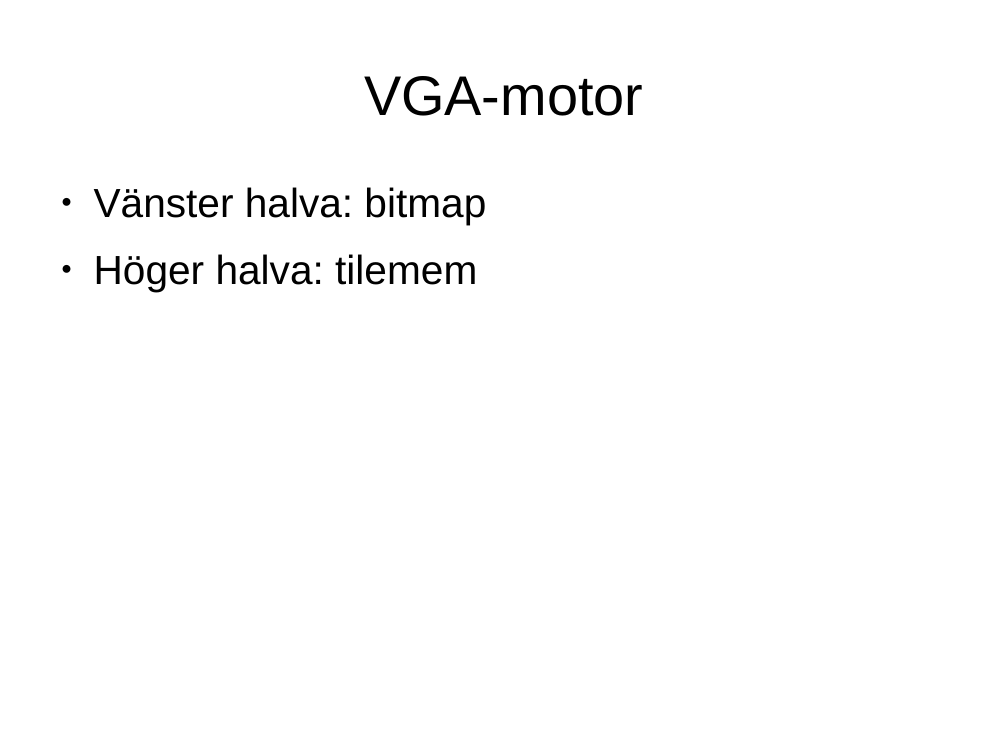
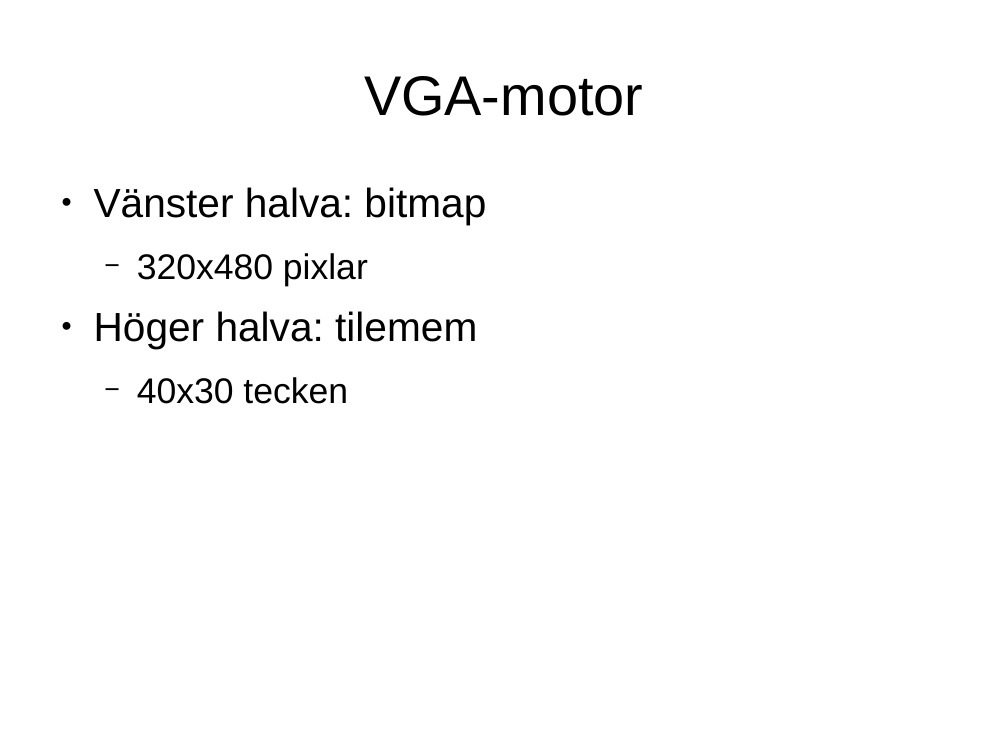
Before and after one commit to Jethro95/TSEA83_Graphing_Calculator, a slide deck: slide 12 of presentation/pp.odp (slide 13 before the commit). Drawn at 1008x756 pixels with LibreOffice and Linux fonts; fonts in the diff are those of the drawing. Boxes give left, top, right and bottom in pixels: in the first picture for what was removed or moved away, otherwise in the second. Text is boxed around its words. In the diff, an @@ line names an element or a change of style, - is before the commit and + after.

```diff
--- a/presentation/pp.odp
+++ b/presentation/pp.odp
@@ text at box(137, 253, 368, 286): paragraph added @@
+  − 320x480 pixlar
@@ text at box(137, 377, 348, 404): paragraph added @@
+  − 40x30 tecken
```
Also in this commit, not shown: 3 other slides changed, 2 slides added, 4 slides removed, 7 other files.
